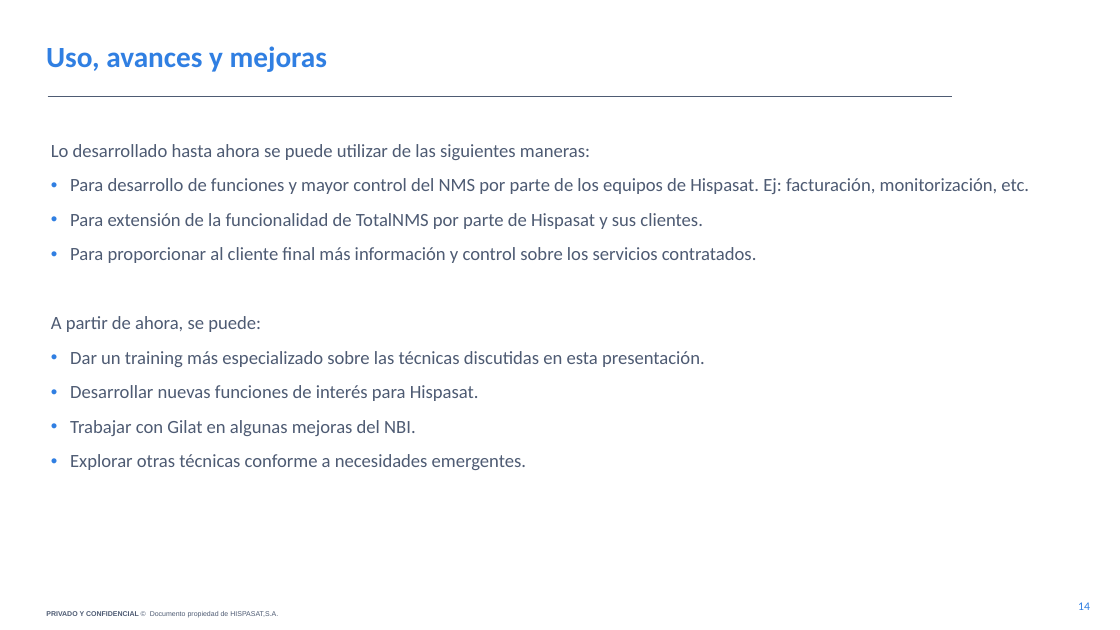
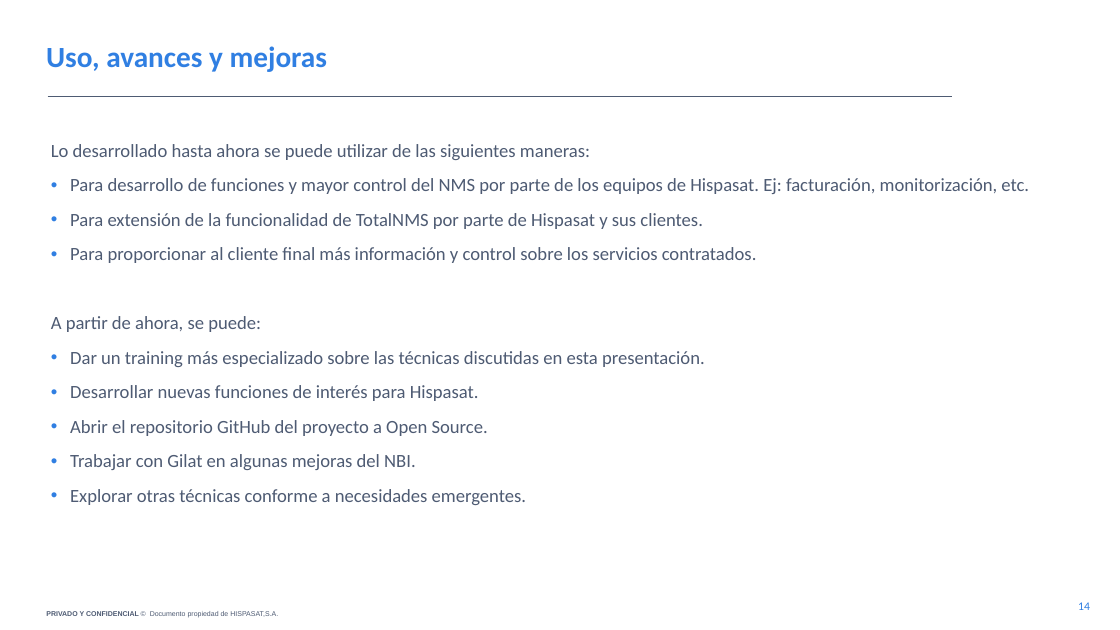
Before and after one commit to zakhaev70/TotalNMS_NBI, a slide deck: slide 14 of docs/Presentación NBI.pptx. Drawn at 1120x630 pixels with LibreOffice and Linux fonts; fonts in the diff are those of the drawing; background and template pictures are left out. Boxes give left, top, right and bottom in pixels: in the first picture for what was removed or moved away, otherwise in the second. Text is boxed around its words. In the diff, an @@ line names an element or a change of style, - is before the commit and + after.

Commit message:
ENH: Little addition

```diff
--- a/docs/Presentación NBI.pptx
+++ b/docs/Presentación NBI.pptx
@@ text at (70, 420, 488, 436): paragraph added @@
+• Abrir el repositorio GitHub del proyecto a Open Source.
```
